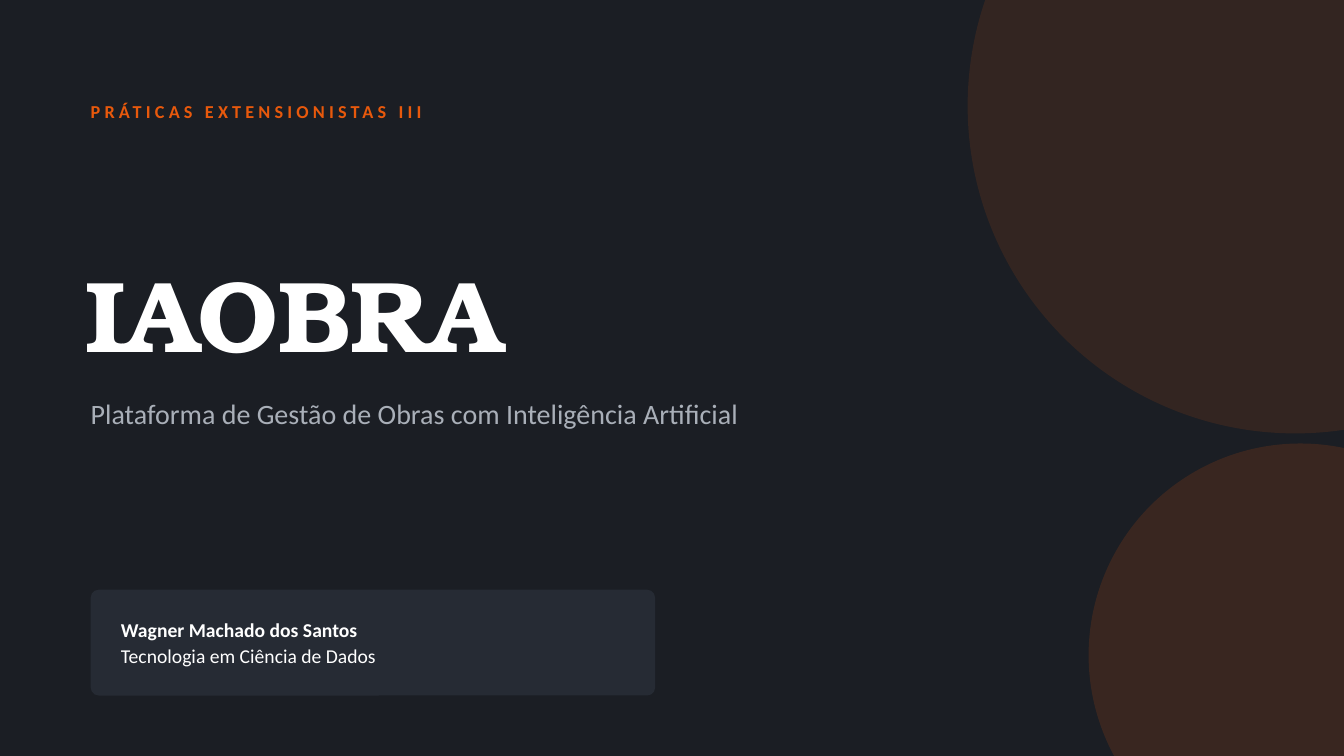
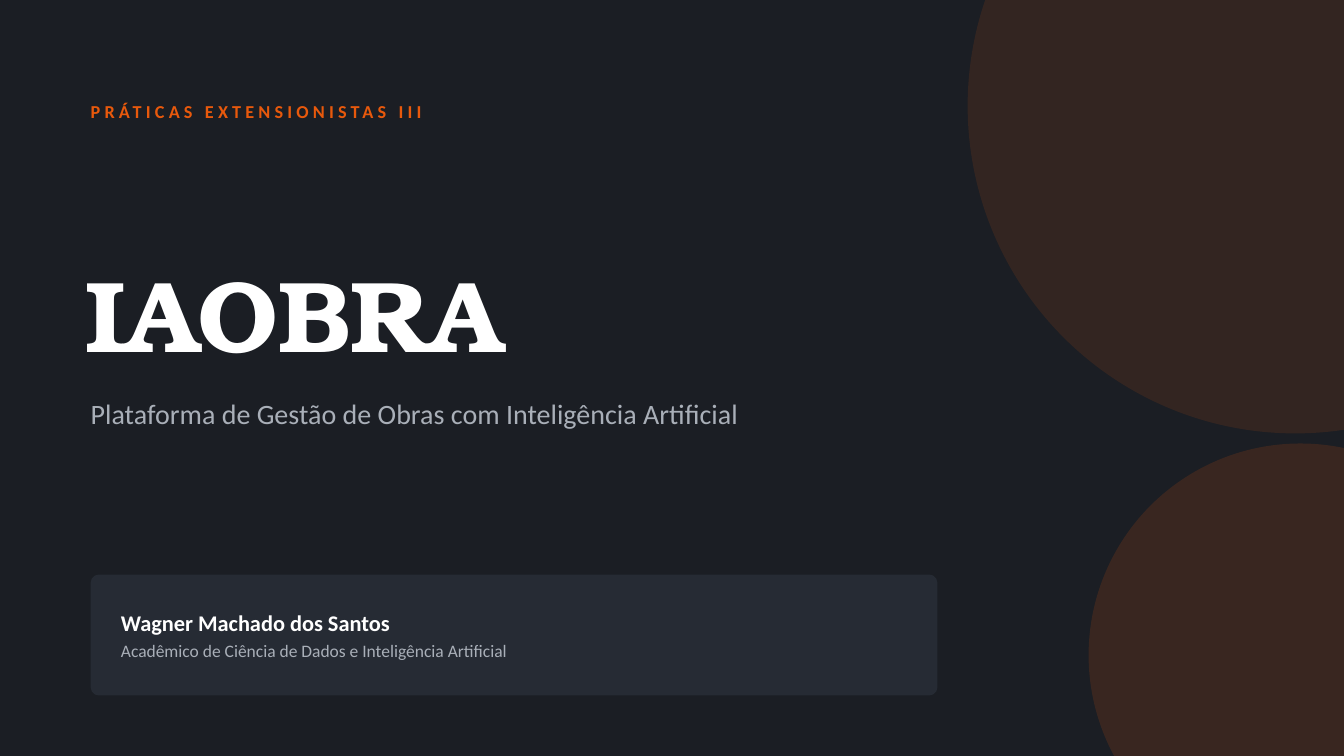
Before and after one commit to machadods/iaobra, a slide deck: slide 1 of doc/IAOBRA_Apresentacao.pptx. Drawn at 1344x756 pixels with LibreOffice and Linux fonts; fonts in the diff are those of the drawing. Boxes give left, top, right and bottom in pixels: in the first picture for what was removed or moved away, otherwise in the second. Text is boxed around its words. In the diff, an @@ line names an element or a change of style, - is before the commit and + after.

```diff
--- a/doc/IAOBRA_Apresentacao.pptx
+++ b/doc/IAOBRA_Apresentacao.pptx
@@ rounded rectangle: place and size @@
-rounded rectangle at [91, 590, 655, 696]
+rounded rectangle at [91, 575, 938, 696]
@@ rounded rectangle at [91, 575, 938, 696]: proportions changed @@
@@ text "Wagner Machado dos Santos": place and size @@
-text "Wagner Machado dos Santos" at [121, 623, 376, 667]
+text "Wagner Machado dos Santos" at [121, 615, 507, 660]
@@ text at [121, 615, 390, 635]: size 14 to 16 pt in "Wagner Machado dos Santos"; more space between paragraphs @@
@@ text at [121, 645, 507, 660]: text changed; size 14 to 12.5 pt; text colour #FFFFFF to #A9AFB8 @@
-Tecnologia em Ciência de Dados
+Acadêmico de Ciência de Dados e Inteligência Artificial
```
Also in this commit, not shown: 4 other slides changed, 4 slides added, 9 other files.
